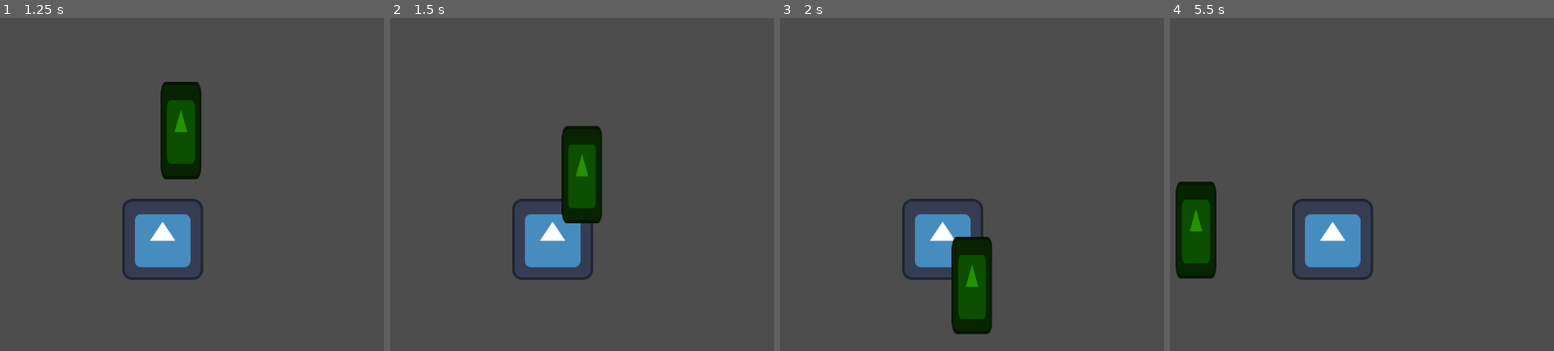
Above: before the commit, frames 1-4 (left to right).
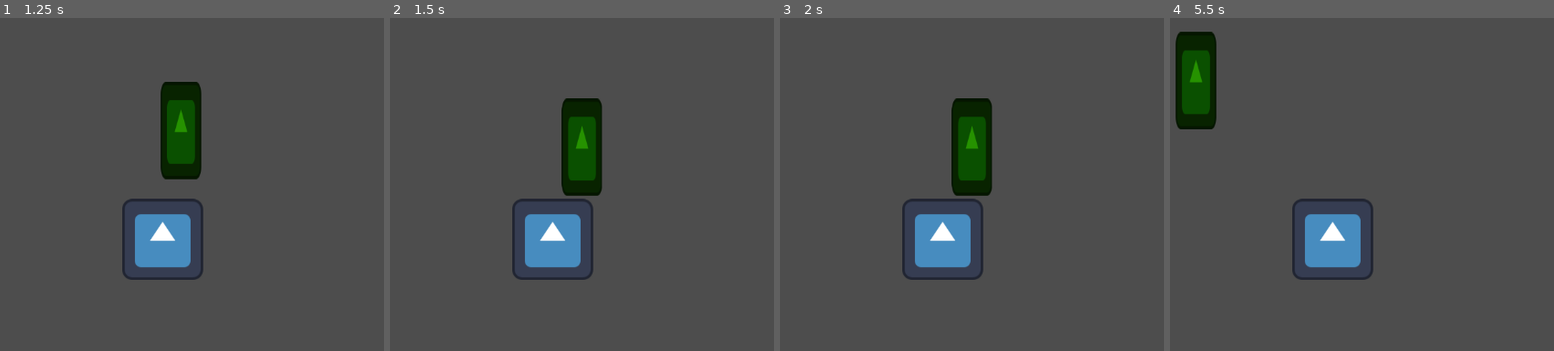
Above: after the commit, the same moments.

Repository: CCV-JamesNye/science-week4-physicsplayground
Game: Godot game, scene res://Scenes/week_4_work.tscn
Same seed, same stepped clock (60 frames per second), same inputs: the game is played once before the commit and once after it. The engine's default icon, where the game draws it, is replaced by a stand-in: a white triangle on a blue panel in a dark square.
Inputs:
- Up to frame 1 (1.25 s): hold Right (move_right) from 0.53 s (still down)
- Up to frame 2 (1.5 s): release Right (move_right) at 1.28 s; hold Down (move_down) from 1.28 s (still down)
- Up to frame 3 (2 s): keep holding Down (move_down)
- Up to frame 4 (5.5 s): release Down (move_down) at 2.03 s; hold Right (move_right) 2.03-2.78 s; hold Up (move_up) 2.78-3.53 s; hold Left (move_left) 3.53-5.03 s; hold Down (move_down) from 5.03 s (still down)

Frame 1 is identical in both runs. In frame 2, 2.7% of the frame differs, in the area x 44-56%, y 24-62%; in frame 3, 6.2%, in the area x 44-56%, y 24-96%; in frame 4, 6.2%.

Commit message:
Physics Debug
Changed how Player movement functions to allow it to work with the physics engine.

Diff:
--- a/Scripts/Player/player-characterbody.gd
+++ b/Scripts/Player/player-characterbody.gd
@@ -28,4 +28,5 @@
 	if Input.is_action_pressed("move_up"):
 		direction.y -= 1
 
-	position += direction.normalized() * speed * delta
+	velocity = direction.normalized() * speed
+	move_and_slide()
